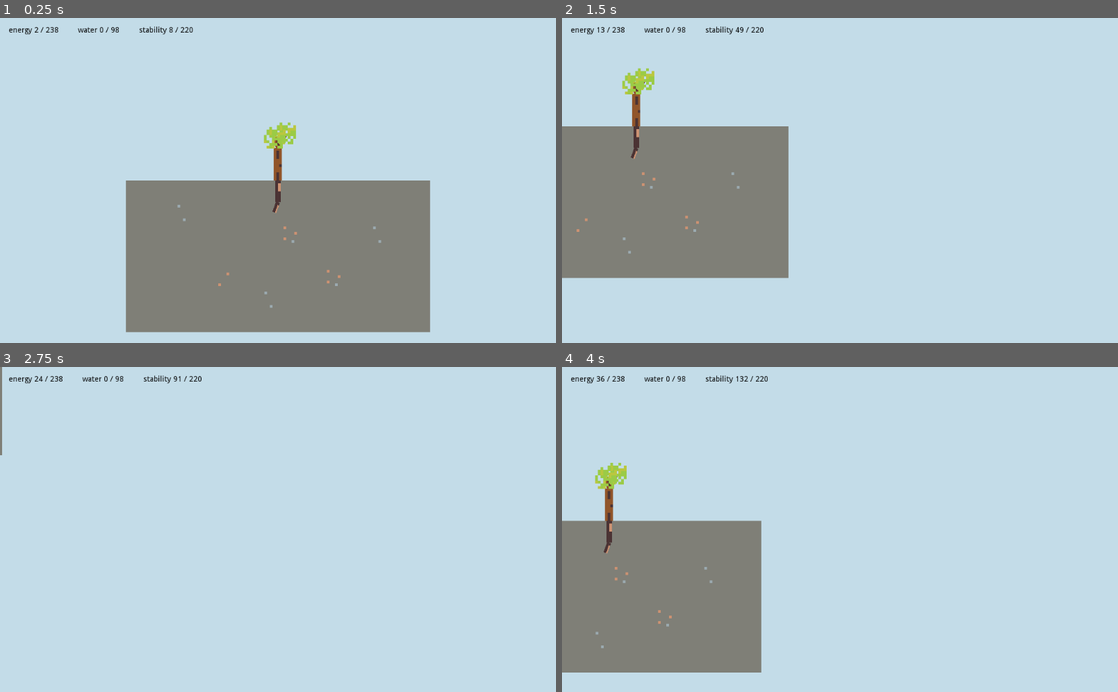
Above: before the commit, frames 1-4 (two rows, left to right).
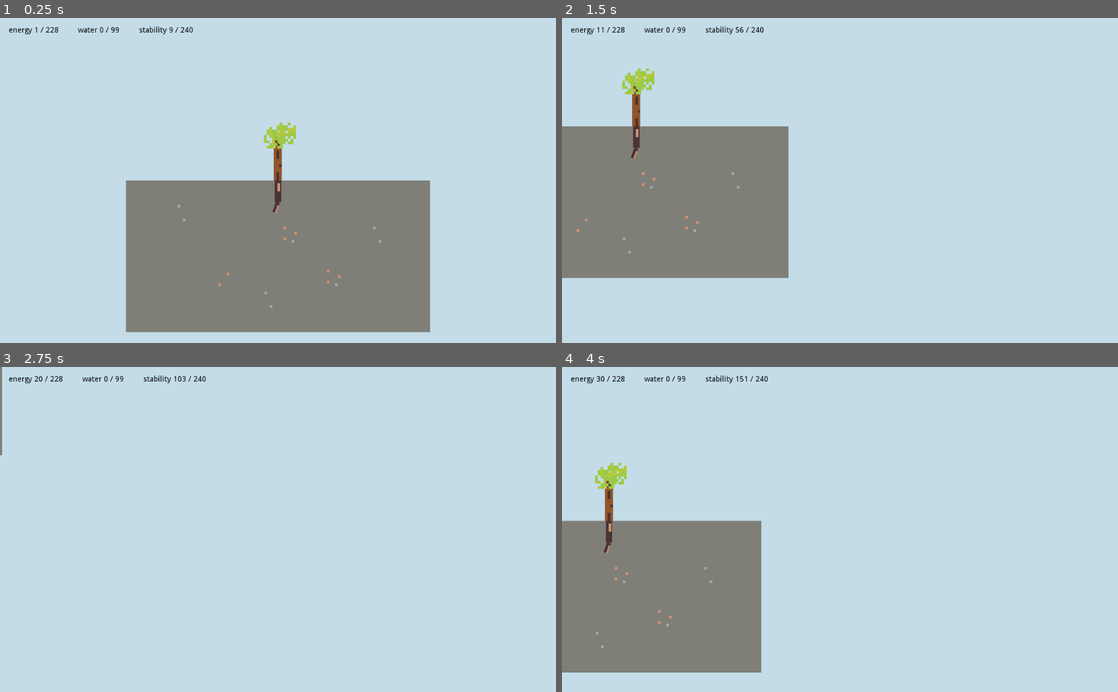
Above: after the commit, the same moments.

Repository: martindzejky/my-little-tree
Game: Godot game, scene res://scenes/main.tscn
Same seed, same stepped clock (60 frames per second), same inputs: the game is played once before the commit and once after it.
Inputs (mouse positions are in pixels of both pictures, inside the frame that each line leads up to):
- Up to frame 1 (0.25 s): no input
- Up to frame 2 (1.5 s): tap Enter at 0.5 s; move the mouse to (840, 164) at 0.52 s; press the mouse at (840, 164) at 0.53 s; hold D (move_right) 0.53-1.28 s; move the mouse to (650, 141) at 1.27 s; release the mouse at (650, 141) at 1.28 s; hold S (move_down) from 1.28 s (still down); click (650, 141) at 1.35 s
- Up to frame 3 (2.75 s): move the mouse to (333, 458) at 2.02 s; release S (move_down) at 2.03 s; press the mouse at (333, 458) at 2.03 s; hold D (move_right) from 2.03 s (still down); tap Mouse wheel up (zoom_in) at 2.1 s
- Up to frame 4 (4 s): move the mouse to (812, 594) at 2.77 s; release D (move_right) at 2.78 s; release the mouse at (812, 594) at 2.78 s; hold W (move_up) 2.78-3.53 s; tap Mouse wheel down (zoom_out) at 2.85 s; click (812, 594) at 3.05 s; move the mouse to (1006, 578) at 3.52 s; press the mouse at (1006, 578) at 3.53 s; hold A (move_left) from 3.53 s (still down)

The runs differ from the first frame. In frame 1, less than 0.1% of the frame differs, in the area x 6-52%, y 2-57%; in frame 2, less than 0.1%; in frame 3, less than 0.1%, in the area x 7-37%, y 2-5%; in frame 4, less than 0.1%.

Commit message:
calculate thickness automatically

Diff:
--- a/data/treeConstants.tres
+++ b/data/treeConstants.tres
@@ -14,8 +14,8 @@
 stabilityGainPerRoot = 2.0
 newRootThicknessMultiplier = 0.8
 parentRootThicknessMultiplier = 1.1
-maxLengthFromThickness = 8.0
+minGrowthLength = 3.0
+maxGrowthLength = 10.0
 maxGrowthAngle = 40.0
 maxBranchChildren = 2.0
-minGrowthLength = 3.0
 minRotationDifference = 20.0
--- a/scripts/branch.gd
+++ b/scripts/branch.gd
@@ -16,6 +16,16 @@
 export(float) var thickness
 
 func _process(delta):
+    updatePosition()
+    updateThickness()
+
+
+# checks whether this is last branch in the tree
+func isLeaf() -> bool:
+    return $children.get_child_count() == 0
+
+
+func updatePosition():
     # update the relative position of this branch based on the length
     # of the parent
 
@@ -36,6 +46,12 @@
 
     position.y = parent.growDirection * parent.length
 
-# checks whether this is last branch in the tree
-func isLeaf() -> bool:
-    return $children.get_child_count() == 0
+func updateThickness():
+    # calculate the thickness based on children
+    thickness = 1.5
+    for childBranch in $children.get_children():
+        # super HACK to avoid taking placeholders into account
+        if childBranch.has_node('placeholder'):
+            continue
+
+        thickness += childBranch.thickness * 0.5
--- a/scripts/player/rootGrowth.gd
+++ b/scripts/player/rootGrowth.gd
@@ -45,7 +45,7 @@
 
         placeholder.length = min(
             targetDistance.length(),
-            placeholder.get_parent().get_parent().thickness * treeData.maxLengthFromThickness
+            treeData.maxGrowthLength
             )
 
 
@@ -74,12 +74,6 @@
     placeholder = rootPlaceholderObject.instance()
     children.add_child(placeholder)
 
-    # set the placeholder thickness
-    placeholder.thickness = clamp(
-        rootToGrowFrom.thickness * treeData.newRootThicknessMultiplier,
-        1,
-        children.get_child_count() + 1
-        )
 
 
 func createRootFromPlaceholder():
@@ -109,17 +103,9 @@
     # copy the dimensions and orientation
     newRoot.rotation_degrees = placeholder.rotation_degrees
     newRoot.length = placeholder.length
-    newRoot.thickness = placeholder.thickness
 
     # remove the placeholder
     placeholder.queue_free()
-
-    # increase the thickness of the parent roots
-    var parent = newRoot.get_parent().get_parent()
-
-    while parent and parent is Branch:
-        parent.thickness *= treeData.parentRootThicknessMultiplier
-        parent = parent.get_parent().get_parent()
 
 
 func cancelPlaceholder():
--- a/scripts/treeConstants.gd
+++ b/scripts/treeConstants.gd
@@ -21,8 +21,8 @@
 # GROWTH CONSTANTS
 export(float) var newRootThicknessMultiplier
 export(float) var parentRootThicknessMultiplier
-export(float) var maxLengthFromThickness
+export(float) var minGrowthLength
+export(float) var maxGrowthLength
 export(float) var maxGrowthAngle
 export(float) var maxBranchChildren
-export(float) var minGrowthLength
 export(float) var minRotationDifference
